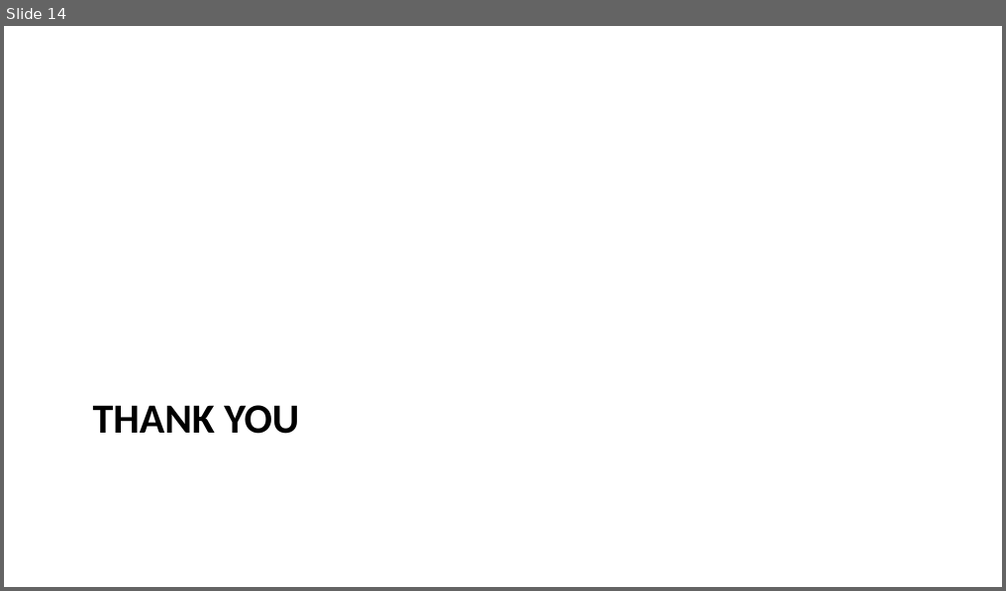
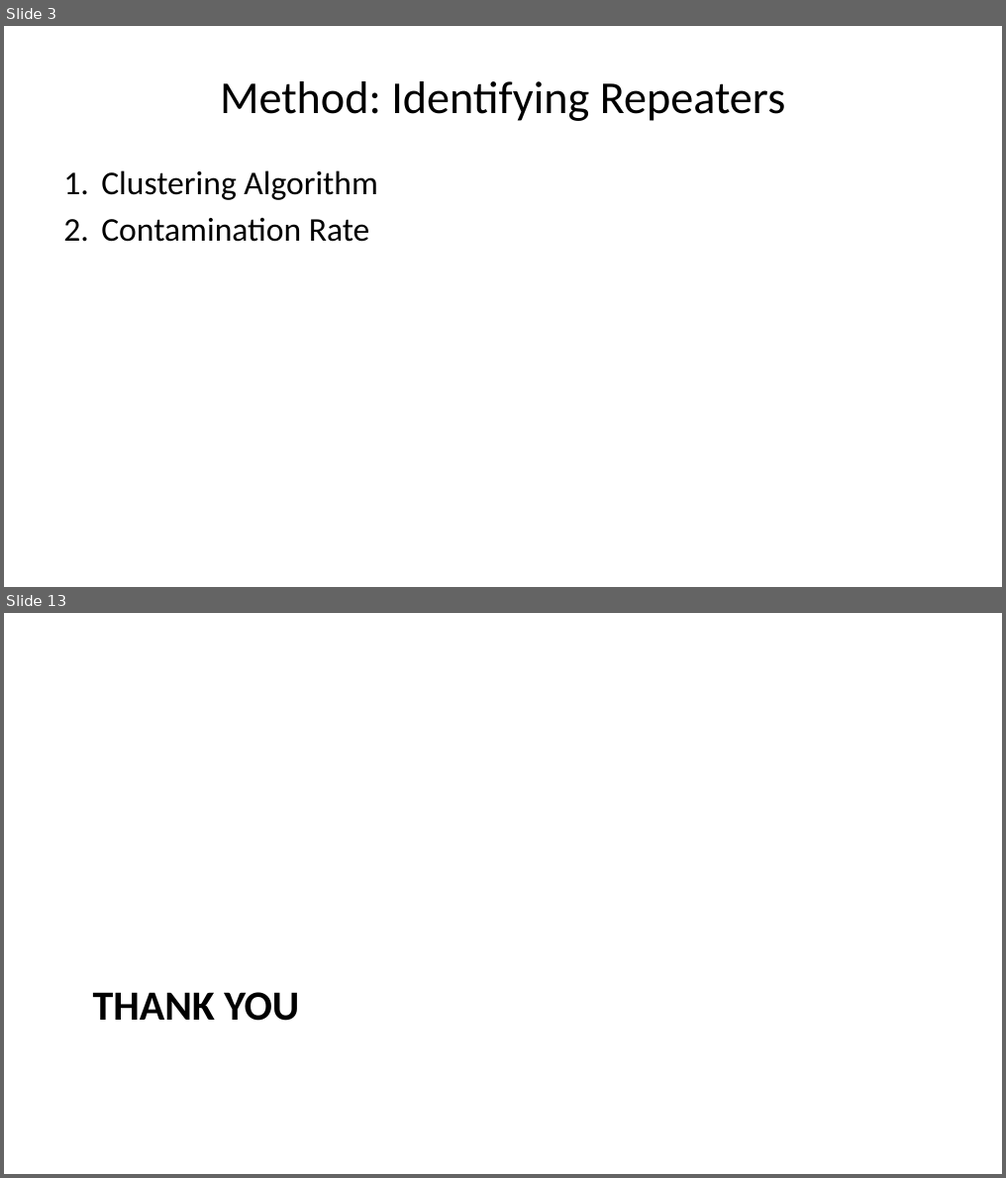
Before and after one commit to Thaza-Kun/sarjana, a slide deck: docs/slides/andersen_2023/slides.pptx. Shown one above the other, each under a label of ours: slide 14 before the commit, slides 3 and 13 after it; the slides between them are not shown. The pictures are 1006x591 and 1006x1178 pixels, drawn with LibreOffice and Linux fonts; fonts in the diff are those of the drawing. Boxes give left, top, right and bottom in pixels: in the first picture for what was removed or moved away, otherwise in the second. Text is boxed around its words. In the diff, an @@ line names an element or a change of style, - is before the commit and + after.

Commit message:
✨ NEW Focus on some repeaters

```diff
--- a/docs/slides/andersen_2023/slides.pptx
+++ b/docs/slides/andersen_2023/slides.pptx
@@ slide 3 added at bbox=[4, 26, 1002, 587], background #FFFFFF @@
@@ title added at bbox=[220, 81, 785, 121], 33 pt, text #000000 @@
+Method: Identifying Repeaters
@@ text added at bbox=[101, 171, 378, 242], 24 pt, text #000000 @@
+1. Clustering Algorithm
+2. Contamination Rate
@@ what was slide 14 is now slide 13 @@
```
Also in this commit, not shown: 3 slides changed, 11 other slides added, 12 slides removed, 20 other files.
